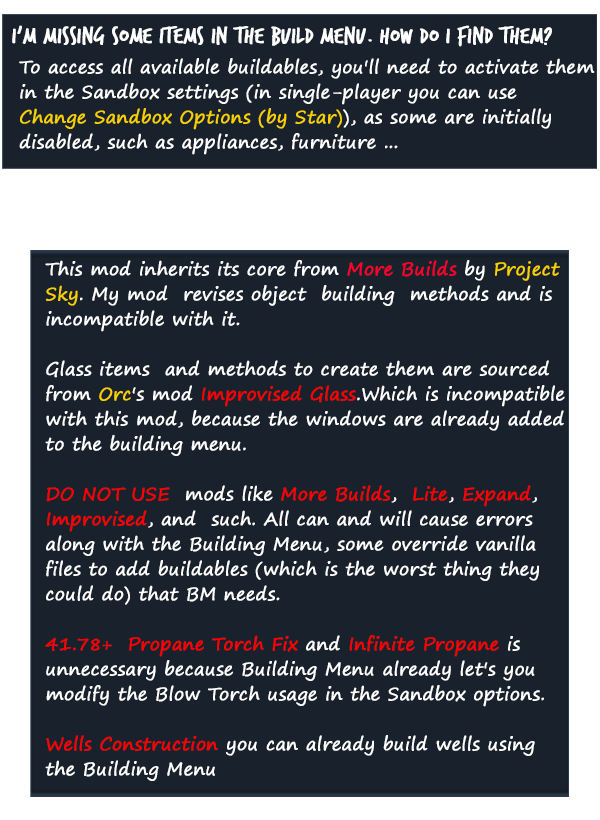
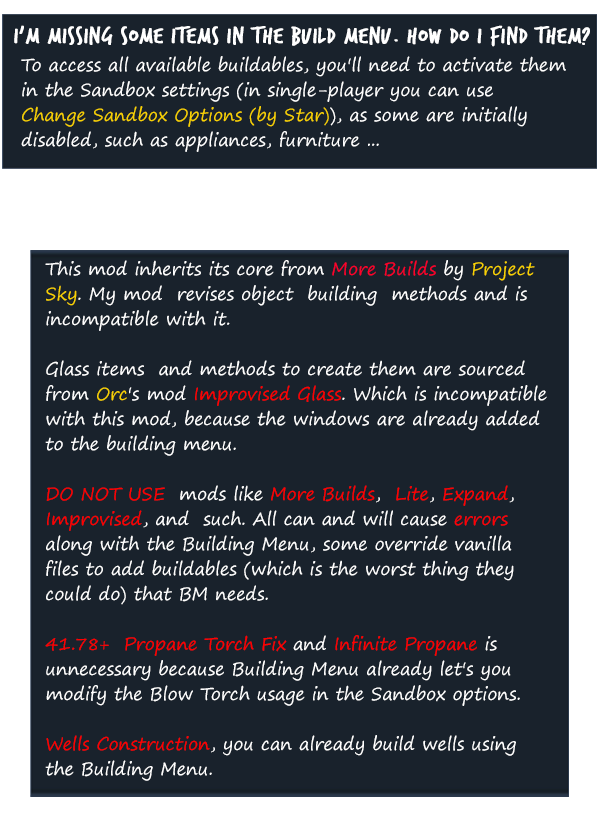
Comparing the layer stacks of the two 600×820 images. Changes:
painted on "This mod inherits its core from More Builds by Project Sky. My" over [45, 260, 565, 781]
painted on "To access all available buildables, you'll need to activate the" over [19, 56, 595, 155]
painted on "I'm missing some items in the build menu. How do I find them?" over [12, 25, 590, 47]
